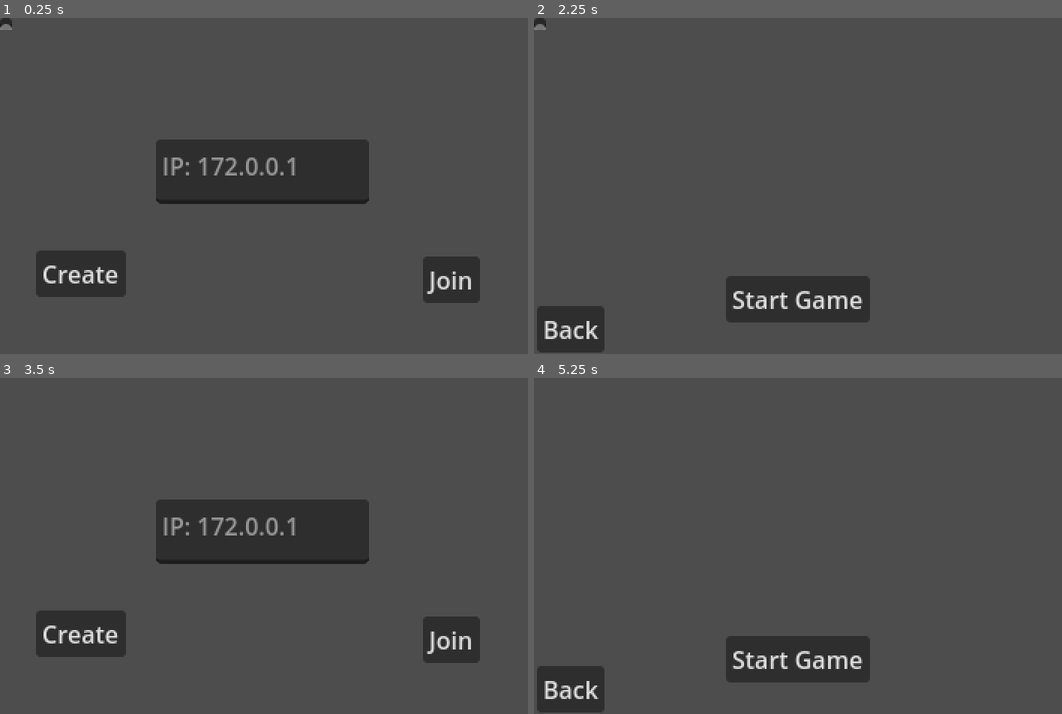
Above: before the commit, frames 1-4 (two rows, left to right).
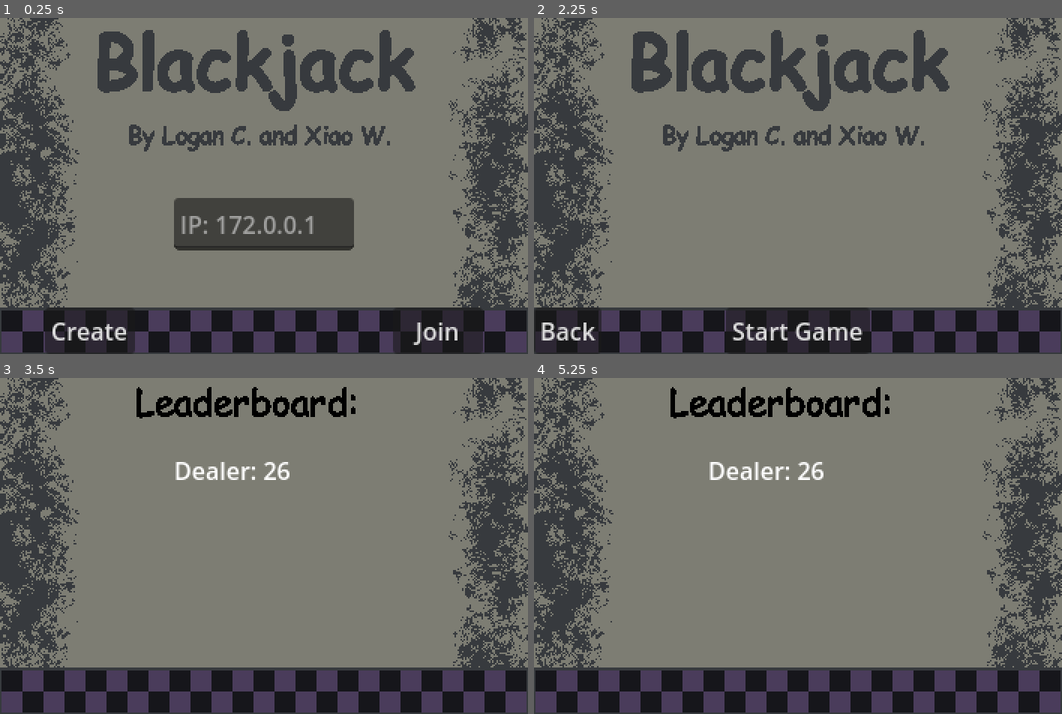
Above: after the commit, the same moments.

Repository: LoganCombs04/B438-BlackJack-Multiplayer
Game: Godot game, scene res://Scenes/main.tscn
Same seed, same stepped clock (60 frames per second), same inputs: the game is played once before the commit and once after it.
Inputs (mouse positions are in pixels of both pictures, inside the frame that each line leads up to):
- Up to frame 1 (0.25 s): no input
- Up to frame 2 (2.25 s): click "Create" at 0.5 s; click "Back" at 1.25 s; click "Create" at 2 s
- Up to frame 3 (3.5 s): click "Start Game" at 2.75 s
- Up to frame 4 (5.25 s): click (613, 633) at 3.5 s, where only the run before the commit has a clickable "Create"; click (798, 660) at 4.25 s, where only the run before the commit has a clickable "Start Game"; click (988, 640) at 5 s, where only the run before the commit has a clickable "Join"

The runs differ from the first frame. In frame 1, 72% of the frame differs, in the area x 0-100%, y 0-100%; in frame 2, 74%; in frame 3, 80%; in frame 4, 80%.

Commit message:
Finished game. Added GUI and leaderboard function, as well as fixing general game flow

Diff:
--- a/Scenes/action_menu.tscn
+++ b/Scenes/action_menu.tscn
@@ -1,34 +1,87 @@
-[gd_scene load_steps=2 format=3 uid="uid://bbtrg755awh5c"]
+[gd_scene load_steps=3 format=3 uid="uid://bbtrg755awh5c"]
 
-[ext_resource type="Script" uid="uid://dcf34pexper5p" path="res://action_menu.gd" id="1_trwya"]
+[ext_resource type="Script" uid="uid://dcf34pexper5p" path="res://Scripts/action_menu.gd" id="1_trwya"]
+[ext_resource type="Texture2D" uid="uid://c80gr5uyc4o6w" path="res://Resources/GameBackground.png" id="2_p3omo"]
 
 [node name="ActionMenu" type="Node"]
 script = ExtResource("1_trwya")
 
 [node name="Hit" type="Button" parent="."]
-offset_left = 86.0
-offset_top = 168.0
-offset_right = 120.0
-offset_bottom = 199.0
+z_index = 1
+offset_top = 193.0
+offset_right = 100.0
+offset_bottom = 224.0
 text = "HIT"
 
 [node name="Stand" type="Button" parent="."]
-offset_left = 231.0
-offset_top = 171.0
-offset_right = 284.0
-offset_bottom = 202.0
+z_index = 1
+offset_left = 252.0
+offset_top = 193.0
+offset_right = 352.0
+offset_bottom = 224.0
 text = "Stand"
 
 [node name="Ace1" type="Button" parent="."]
-offset_left = 96.0
-offset_top = 132.0
-offset_right = 114.0
-offset_bottom = 163.0
+z_index = 1
+offset_left = 100.0
+offset_top = 193.0
+offset_right = 130.0
+offset_bottom = 224.0
 text = "1"
 
 [node name="Ace11" type="Button" parent="."]
-offset_left = 247.0
-offset_top = 135.0
-offset_right = 274.0
-offset_bottom = 166.0
+z_index = 1
+offset_left = 222.0
+offset_top = 193.0
+offset_right = 252.0
+offset_bottom = 224.0
 text = "11"
+
+[node name="HandValue" type="RichTextLabel" parent="."]
+z_index = 1
+offset_left = 130.0
+offset_top = 193.0
+offset_right = 222.0
+offset_bottom = 224.0
+text = "0"
+scroll_active = false
+horizontal_alignment = 1
+vertical_alignment = 1
+
+[node name="Background" type="Sprite2D" parent="."]
+texture = ExtResource("2_p3omo")
+centered = false
+metadata/_edit_lock_ = true
+
+[node name="Name" type="RichTextLabel" parent="."]
+z_index = 1
+offset_top = 162.0
+offset_right = 92.0
+offset_bottom = 193.0
+scale = Vector2(0.8, 0.8)
+scroll_active = false
+horizontal_alignment = 1
+vertical_alignment = 1
+
+[node name="DealerName" type="RichTextLabel" parent="."]
+z_index = 1
+offset_left = 1.0
+offset_top = 35.0
+offset_right = 88.0
+offset_bottom = 59.0
+text = "Dealer"
+scroll_active = false
+horizontal_alignment = 1
+vertical_alignment = 1
+
+[node name="DealerValue" type="RichTextLabel" parent="."]
+z_index = 1
+offset_left = 1.0
+offset_top = 1.0
+offset_right = 88.0
+offset_bottom = 34.0
+text = "0
+"
+scroll_active = false
+horizontal_alignment = 1
+vertical_alignment = 1
--- /dev/null
+++ b/Scenes/board_object.tscn
@@ -0,0 +1,7 @@
+[gd_scene format=3 uid="uid://b4ghw7k114cf2"]
+
+[node name="BoardObject" type="Node"]
+
+[node name="Label" type="RichTextLabel" parent="."]
+offset_right = 40.0
+offset_bottom = 40.0
--- a/Scenes/dealer.tscn
+++ b/Scenes/dealer.tscn
@@ -1,6 +1,6 @@
 [gd_scene load_steps=3 format=3 uid="uid://ym4yxla0qshv"]
 
-[ext_resource type="Script" uid="uid://bad634qq0d0j8" path="res://Scenes/dealer.gd" id="1_etcia"]
+[ext_resource type="Script" uid="uid://bad634qq0d0j8" path="res://Scripts/dealer.gd" id="1_etcia"]
 [ext_resource type="PackedScene" uid="uid://wqo3iuomn6kn" path="res://Scenes/hand.tscn" id="2_xmjkp"]
 
 [node name="Dealer" type="Node"]
--- /dev/null
+++ b/Scenes/leaderboard.tscn
@@ -0,0 +1,12 @@
+[gd_scene load_steps=3 format=3 uid="uid://dp6g8dcnrds1q"]
+
+[ext_resource type="Script" uid="uid://dxjkqilui7805" path="res://Scripts/leaderboard.gd" id="1_0uewc"]
+[ext_resource type="Texture2D" uid="uid://dknumfy8d8i5f" path="res://Resources/Leaderboard.png" id="1_oxn4a"]
+
+[node name="Leaderboard" type="Node"]
+script = ExtResource("1_0uewc")
+
+[node name="Background" type="Sprite2D" parent="."]
+texture = ExtResource("1_oxn4a")
+centered = false
+metadata/_edit_lock_ = true
--- a/Scenes/main.tscn
+++ b/Scenes/main.tscn
@@ -1,8 +1,9 @@
-[gd_scene load_steps=5 format=3 uid="uid://dk8p1rf8ufqjf"]
+[gd_scene load_steps=6 format=3 uid="uid://dk8p1rf8ufqjf"]
 
 [ext_resource type="Script" uid="uid://fva40qau61w6" path="res://Scripts/main.gd" id="1_bo1nx"]
 [ext_resource type="PackedScene" uid="uid://dvt70ridgv5ky" path="res://Scenes/main_menu.tscn" id="2_bo1nx"]
 [ext_resource type="PackedScene" uid="uid://bbtrg755awh5c" path="res://Scenes/action_menu.tscn" id="4_kry3j"]
+[ext_resource type="PackedScene" uid="uid://dp6g8dcnrds1q" path="res://Scenes/leaderboard.tscn" id="5_21xkr"]
 [ext_resource type="Script" uid="uid://pmad8n4bq1y2" path="res://Scripts/timer.gd" id="5_kry3j"]
 
 [node name="Main" type="Node"]
@@ -15,5 +16,11 @@
 [node name="Timer" type="Timer" parent="."]
 script = ExtResource("5_kry3j")
 
+[node name="DealerTimer" type="Timer" parent="."]
+script = ExtResource("5_kry3j")
+
+[node name="Leaderboard" parent="." instance=ExtResource("5_21xkr")]
+
 [connection signal="start_game" from="MainMenu" to="." method="Ready_Game"]
 [connection signal="timeout" from="Timer" to="Timer" method="_on_timeout"]
+[connection signal="timeout" from="DealerTimer" to="DealerTimer" method="_on_timeout"]
--- a/Scenes/main_menu.tscn
+++ b/Scenes/main_menu.tscn
@@ -1,49 +1,57 @@
-[gd_scene load_steps=2 format=3 uid="uid://dvt70ridgv5ky"]
+[gd_scene load_steps=3 format=3 uid="uid://dvt70ridgv5ky"]
 
 [ext_resource type="Script" uid="uid://c5ds0w5y4x7ow" path="res://Scripts/main_menu.gd" id="1_28flt"]
+[ext_resource type="Texture2D" uid="uid://ie5ei3usoek8" path="res://Resources/MainMenu.png" id="2_48xlc"]
 
 [node name="Main Menu" type="Node"]
 script = ExtResource("1_28flt")
 
 [node name="StartGame" type="Button" parent="."]
+z_index = 1
 offset_left = 128.0
-offset_top = 172.0
+offset_top = 193.0
 offset_right = 224.0
-offset_bottom = 203.0
+offset_bottom = 224.0
 text = "Start Game"
 
 [node name="CreateLobby" type="Button" parent="."]
-offset_left = 24.0
-offset_top = 155.0
-offset_right = 84.0
-offset_bottom = 186.0
+z_index = 1
+offset_left = 30.0
+offset_top = 193.0
+offset_right = 90.0
+offset_bottom = 224.0
 text = "Create"
 
 [node name="JoinLobby" type="Button" parent="."]
-offset_left = 282.0
-offset_top = 159.0
-offset_right = 320.0
-offset_bottom = 190.0
+z_index = 1
+offset_left = 262.0
+offset_top = 193.0
+offset_right = 322.0
+offset_bottom = 224.0
 text = "Join"
 
 [node name="IP" type="TextEdit" parent="."]
-offset_left = 104.0
-offset_top = 81.0
-offset_right = 246.0
-offset_bottom = 124.0
+z_index = 1
+offset_left = 116.0
+offset_top = 120.0
+offset_right = 236.0
+offset_bottom = 155.0
 placeholder_text = "IP: 172.0.0.1"
+context_menu_enabled = false
+emoji_menu_enabled = false
+shortcut_keys_enabled = false
 
 [node name="Back" type="Button" parent="."]
-offset_left = 2.0
-offset_top = 192.0
-offset_right = 47.0
-offset_bottom = 223.0
+z_index = 1
+offset_top = 193.0
+offset_right = 45.0
+offset_bottom = 224.0
 text = "Back"
 
-[node name="Status" type="TextEdit" parent="."]
-offset_right = 8.0
-offset_bottom = 8.0
-editable = false
+[node name="Background" type="Sprite2D" parent="."]
+texture = ExtResource("2_48xlc")
+centered = false
+metadata/_edit_lock_ = true
 
 [connection signal="pressed" from="StartGame" to="." method="_on_start_game_pressed"]
 [connection signal="pressed" from="CreateLobby" to="." method="_on_create_lobby_pressed"]
--- /dev/null
+++ b/Scripts/action_menu.gd
@@ -0,0 +1,70 @@
+extends Node
+
+var dealerscore: int
+
+signal player_choice(action: String)
+
+# Called when the node enters the scene tree for the first time.
+func _ready() -> void:
+	Set_Visible(false)
+	Set_Hit_Disabled(true)
+	Set_Ace_Disabled(true)
+	$Hit.pressed.connect(_on_hit_pressed)
+	$Stand.pressed.connect(_on_stand_pressed)
+	$Ace1.pressed.connect(_on_ace_1_pressed)
+	$Ace11.pressed.connect(_on_ace_11_pressed)
+
+func Reset() -> void:
+	Set_Hand_Value(0)
+	Set_Dealer_Value(0)
+	dealerscore = 0
+	Set_Visible(false)
+	Set_Hit_Disabled(true)
+	Set_Ace_Disabled(true)
+
+func Set_Visible(state: bool) -> void:
+	$Hit.visible = state
+	$Stand.visible = state
+	$Ace1.visible = state
+	$Ace11.visible = state
+	$HandValue.visible = state
+	$Background.visible = state
+	$Name.visible = state
+	$DealerName.visible = state
+	$DealerValue.visible = state
+
+func Set_Hit_Disabled(state: bool):
+	$Hit.disabled = state
+	$Stand.disabled = state
+
+func Set_Ace_Disabled(state: bool):
+	$Ace1.disabled = state
+	$Ace11.disabled = state
+
+func Set_Hand_Value(num: int):
+	$HandValue.text = str(num)
+	$HandValue.queue_redraw()
+
+func Set_Player_Name(newname: String):
+	$Name.text = newname
+
+func Set_Dealer_Value(num: int):
+	dealerscore = num
+	$DealerValue.text = str(num)
+	$DealerValue.queue_redraw()
+
+func _on_hit_pressed() -> void:
+	emit_signal("player_choice", "hit")
+	print("Hit!")
+
+func _on_stand_pressed() -> void:
+	emit_signal("player_choice", "stand")
+	print("Stand!")
+
+func _on_ace_1_pressed() -> void:
+	emit_signal("player_choice", "1")
+	print("1!")
+
+func _on_ace_11_pressed() -> void:
+	emit_signal("player_choice", "11")
+	print("11!")
--- a/Scripts/card.gd
+++ b/Scripts/card.gd
@@ -24,14 +24,6 @@
 	$SuiteSprite.frame = (11 + suite)
 	$FaceSprite.frame = (face)
 
-	# Logic to set a card's value
-	if(face <= 9): # Sets a card's face value to their actual value.
-		value = (face + 1)
-	elif((face == 10) or (face == 11) or (face == 12)): # Sets Jack, Queen, and King value to 10.
-		value = 10
-	else:
-		value = -1 # This is a placeholder for an Ace. This will be chosen by the player in the game's script.
-
 func Get_Suite() -> int:
 	return suite
 
--- a/Scripts/deck.gd
+++ b/Scripts/deck.gd
@@ -27,6 +27,14 @@
 				newcard.suite = i
 				newcard.face = j
 				newcard.visible = false
+				newcard.value = -1
+				if(newcard.face <= 9): # Sets a card's face value to their actual value.
+					newcard.value = (newcard.face + 1)
+				elif((newcard.face == 10) or (newcard.face == 11) or (newcard.face == 12)): # Sets Jack, Queen, and King value to 10.
+					newcard.value = 10
+				else:
+					newcard.value = -1 # This is a placeholder for an Ace. This will be chosen by the player in the game's script.
+
 				self.add_child(newcard)
 				CardsLeft += 1
 
@@ -49,4 +57,4 @@
 
 	else:
 		print("ERROR: PLEASE THROW STOP GAME")
-		return [0, 0, 0]
+		return [0, 0, -50]
--- /dev/null
+++ b/Scripts/leaderboard.gd
@@ -0,0 +1,41 @@
+extends Node
+
+var BoardScene: PackedScene = preload("res://Scenes/board_object.tscn")
+
+# Called when the node enters the scene tree for the first time.
+func _ready() -> void:
+	Set_Visible(false)
+
+func Set_Visible(state: bool) -> void:
+	for child in get_children():
+		child.visible = state
+
+func Set_Leaderboard(dealerScore: int, playerIDs: Array, playerScores: Array) -> void:
+	var i = 0
+	var startingY = 50
+
+	$Background.show()
+
+	var newboard = BoardScene.instantiate()
+	newboard.get_node("Label").text = "Dealer: " + str(dealerScore)
+	newboard.get_node("Label").size = Vector2(120, 35)
+	newboard.get_node("Label").position = Vector2(116, startingY)
+	self.add_child(newboard)
+
+	startingY += 30
+
+	for player in playerIDs:
+		newboard = BoardScene.instantiate()
+		newboard.get_node("Label").text = str(playerIDs[i]) + ": " + str(playerScores[i])
+		newboard.get_node("Label").size = Vector2(120, 35)
+		newboard.get_node("Label").position = Vector2(116, startingY)
+		self.add_child(newboard)
+
+		i+=1
+		startingY += 30
+
+func Reset() -> void:
+	for child in get_children():
+		if child.name != "Background":
+			child.queue_free()
+	$Background.hide()
--- a/Scripts/main.gd
+++ b/Scripts/main.gd
@@ -9,7 +9,6 @@
 const SpriteSheet: Texture2D = preload("res://Resources/Textures.png")
 
 var DeckNumber: int = 1
-var CurrentPlayer: Node
 var GameActive: bool
 var action: String
 var aceAction: int
@@ -28,16 +27,17 @@
 
 func _on_player_connected(new_player_id, new_player_info):
 	print(str(new_player_id) + " has joined the lobby!")
-	$MainMenu/Status.text = ""
-
-func _on_player_disconnected(playerID: int):
+
+func _on_player_disconnected(_playerID: int):
 	print("ouch")
-	Reset_Game.rpc()
+	if ($Timer.is_stopped()):
+		Reset_Game.rpc()
 
 func _on_server_disconnected():
-	Reset_Game.rpc()
-
-@rpc("any_peer", "call_local", "reliable", 0)
+	if ($Timer.is_stopped()):
+		Reset_Game.rpc()
+
+@rpc("any_peer", "call_remote", "reliable", 0)
 func Ready_Game():
 	for player in NetworkManager.players:
 			var pobject = PlayerScene.instantiate()
@@ -46,6 +46,8 @@
 			print("Player of ID " + str(player) + " has had their hand created!")
 
 	$MainMenu.Set_All_Hidden()
+	$ActionMenu.Set_Player_Name(str(multiplayer.get_unique_id()))
+	$ActionMenu.Set_Visible(true)
 
 	if (multiplayer.get_unique_id() == 1):
 		var Deck = DeckScene.instantiate()
@@ -63,14 +65,28 @@
 
 @rpc("any_peer", "call_local", "reliable", 1)
 func Reset_Game() -> void:
-	print(str(multiplayer.get_unique_id()) + " has reset the game!")
+	var dealervalue = $ActionMenu.dealerscore
+	$ActionMenu.Reset()
 
 	var GetPlayers = NetworkManager.players
+	var PlayerScores = []
+	var PlayerArray = []
+
+	for people in GetPlayers:
+		PlayerArray.append(people)
+		PlayerScores.append(get_node(str(people)).get_node("Hand").Get_Value())
+
+	$Timer.start(10)
+
+	$Leaderboard.Set_Leaderboard(dealervalue, PlayerArray, PlayerScores)
+
+	await $Timer.timeout
+
+	$Leaderboard.Reset()
 
 	for player in GetPlayers:
-		var CurrentPlayer = get_node(str(player))
 		print("Player " + str(player) + ": " + str(get_node(str(player)).get_node("Hand").Get_Value()))
-		CurrentPlayer.queue_free()
+		get_node(str(player)).queue_free()
 
 	if has_node("Dealer"):
 		print("Dealer: " + str(get_node("Dealer").get_node("Hand").Get_Value()))
@@ -78,7 +94,6 @@
 	if has_node("Deck"):
 		$Deck.queue_free()
 
-	$ActionMenu.Reset()
 	$MainMenu.View_Main_Menu()
 
 	NetworkManager.leave_game()
@@ -92,27 +107,24 @@
 
 				await turn
 
-				$Timer.start(3)
-				await $Timer.timeout
-
-				Player_Turn(action, player)
+				await Player_Turn(action, player)
 
 		Dealer_Turn()
 
 		if ($Dealer.Get_Stand()) and (CheckPlayerStand() == true):
 			GameActive = false
-			Reset_Game()
+			Reset_Game.rpc()
 
 
 @rpc("any_peer", "call_local", "reliable", 0)
 func Player_Action() -> void:
-	$ActionMenu.Set_Turn_Visible(true)
+	$ActionMenu.Set_Hit_Disabled(false)
 	print(str(multiplayer.get_unique_id()) + " has started their turn!")
 	print("Time to select an action, " + str(multiplayer.get_unique_id()))
 
-	action = await $ActionMenu.player_action
-
-	$ActionMenu.Set_Turn_Visible(false)
+	action = await $ActionMenu.player_choice
+
+	await $ActionMenu.Set_Hit_Disabled(true)
 
 	Set_Action.rpc_id(1, action)
 
@@ -128,26 +140,26 @@
 
 @rpc("any_peer", "call_local", "reliable", 0)
 func Set_Ace_Action(choice: int) -> void:
-	print("ace action has been set to " + str(choice) + str(multiplayer.get_unique_id()))
-	aceAction = choice
+	if (multiplayer.is_server()):
+		print("ace action has been set to " + str(choice) + str(multiplayer.get_unique_id()))
+		aceAction = choice
 
 @rpc("any_peer", "call_local", "reliable", 0)
 func Signal_All(sig: String) -> void:
-	print("signal has been emited: " + sig + " by " + str(multiplayer.get_unique_id()))
-	emit_signal(sig)
+	if (multiplayer.is_server()):
+		print("signal has been emited: " + sig + " by " + str(multiplayer.get_unique_id()))
+		emit_signal(sig)
 
 @rpc("any_peer", "call_local", "reliable", 0)
 func Select_Ace() -> void:
 	print("Select the Ace's value, " + str(multiplayer.get_unique_id()))
-	$ActionMenu.Set_Ace_Visible(true)
-
-	var selected_value = await $ActionMenu.player_action
-
-	$ActionMenu.Set_Ace_Visible(false)
-
-	print(selected_value)
-
-	Set_Ace_Action.rpc_id(1, selected_value)
+	$ActionMenu.Set_Ace_Disabled(false)
+
+	var selected_value = await $ActionMenu.player_choice
+
+	$ActionMenu.Set_Ace_Disabled(true)
+
+	Set_Ace_Action.rpc_id(1, int(selected_value))
 
 	if (multiplayer.get_unique_id() != 1):
 		action = ""
@@ -167,17 +179,14 @@
 
 			await aceselected
 
-			$Timer.start(3)
-			await $Timer.timeout
-
-			drawncard[2] = int(action)
+			drawncard[2] = aceAction
 
 		elif (drawncard[2] == -1) and (get_node(str(playerID)).get_node("Hand").Get_Value() > 10):
 			drawncard[2] = 1
 
 		print("Player " + str(playerID) + " has drawn a card value of " + str(drawncard[2]))
 		get_node(str(playerID)).get_node("Hand").Get_Card(drawncard[0], drawncard[1], drawncard[2])
-		GlobalCardUpdate.rpc(playerID, drawncard)
+		GlobalCardUpdate.rpc(playerID, drawncard, $Dealer.get_node("Hand").Get_Value())
 
 	elif (action == "stand"):
 		get_node(str(playerID)).Set_Stand(true)
@@ -220,11 +229,20 @@
 
 	print("Dealer hand value:" + str($Dealer.get_node("Hand").Get_Value()))
 
-@rpc("any_peer", "call_remote", "reliable", 0)
-func GlobalCardUpdate(playerID: int, newcard: Array) -> void:
-	if (multiplayer.get_unique_id() != playerID):
+	DealerUpdate.rpc($Dealer.get_node("Hand").Get_Value())
+	$ActionMenu.Set_Dealer_Value($Dealer.get_node("Hand").Get_Value())
+
+@rpc("authority", "call_remote", "reliable", 0)
+func DealerUpdate(dealervalue: int) -> void:
+	$ActionMenu.Set_Dealer_Value(dealervalue)
+
+@rpc("any_peer", "call_local", "reliable", 0)
+func GlobalCardUpdate(playerID: int, newcard: Array, dealervalue: int) -> void:
+	if (multiplayer.get_unique_id() != 1):
 		get_node(str(playerID)).get_node("Hand").Get_Card(newcard[0], newcard[1], newcard[2])
-
+		print(get_node(str(playerID)).get_node("Hand").Get_Value())
+	$ActionMenu.Set_Hand_Value(get_node(str(multiplayer.get_unique_id())).get_node("Hand").Get_Value())
+	DealerUpdate.rpc(dealervalue)
 
 func CheckPlayerStand() -> bool:
 	var allstand = true
--- a/Scripts/main_menu.gd
+++ b/Scripts/main_menu.gd
@@ -4,6 +4,7 @@
 
 # Called when the node enters the scene tree for the first time.
 func _ready() -> void:
+	$Background.texture = load("res://Resources/MainMenu.png")
 	View_Main_Menu()
 
 func _on_start_game_pressed() -> void:
@@ -28,6 +29,7 @@
 	$IP.show()
 	$StartGame.hide()
 	$Back.hide()
+	$Background.show()
 
 func _on_create_lobby_pressed() -> void:
 	View_In_Lobby()
--- a/action_menu.gd
+++ /dev/null
@@ -1,40 +0,0 @@
-extends Node
-
-signal player_action(action: String)
-
-# Called when the node enters the scene tree for the first time.
-func _ready() -> void:
-	Set_Turn_Visible(false)
-	Set_Ace_Visible(false)
-	$Hit.pressed.connect(_on_hit_pressed)
-	$Stand.pressed.connect(_on_stand_pressed)
-	$Ace1.pressed.connect(_on_ace_1_pressed)
-	$Ace11.pressed.connect(_on_ace_11_pressed)
-
-func Reset() -> void:
-	Set_Turn_Visible(false)
-	Set_Ace_Visible(false)
-
-func Set_Turn_Visible(state: bool) -> void:
-	$Hit.visible = state
-	$Stand.visible = state
-
-func Set_Ace_Visible(state: bool) -> void:
-	$Ace1.visible = state
-	$Ace11.visible = state
-
-func _on_hit_pressed() -> void:
-	emit_signal("player_action", "hit")
-	print("Hit!")
-
-func _on_stand_pressed() -> void:
-	emit_signal("player_action", "stand")
-	print("Stand!")
-
-func _on_ace_1_pressed() -> void:
-	emit_signal("player_action", "1")
-	print("1!")
-
-func _on_ace_11_pressed() -> void:
-	emit_signal("player_action", "11")
-	print("11!")
Binary file added: Resources/GameBackground.aseprite
Binary file added: Resources/GameBackground.png
Not shown, added: Resources/GameBackground.png.import
Binary file added: Resources/Leaderboard.png
Not shown, added: Resources/Leaderboard.png.import
Binary file added: Resources/MainMenu.png
Not shown, added: Resources/MainMenu.png.import
Binary file added: Resources/Sprite-0001.aseprite
Renamed: action_menu.gd.uid -> Scripts/action_menu.gd.uid
Renamed: Scenes/dealer.gd -> Scripts/dealer.gd
Renamed: Scenes/dealer.gd.uid -> Scripts/dealer.gd.uid
Not shown, added: Scripts/leaderboard.gd.uid
